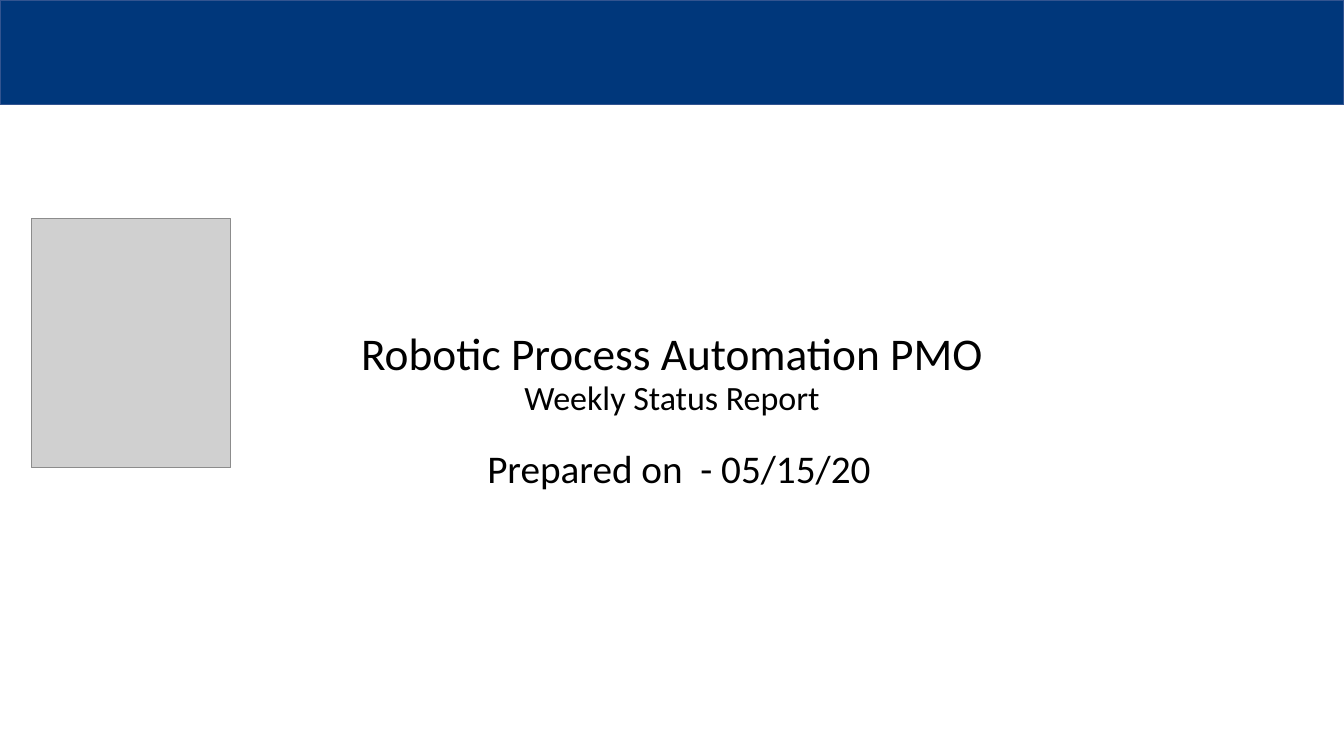
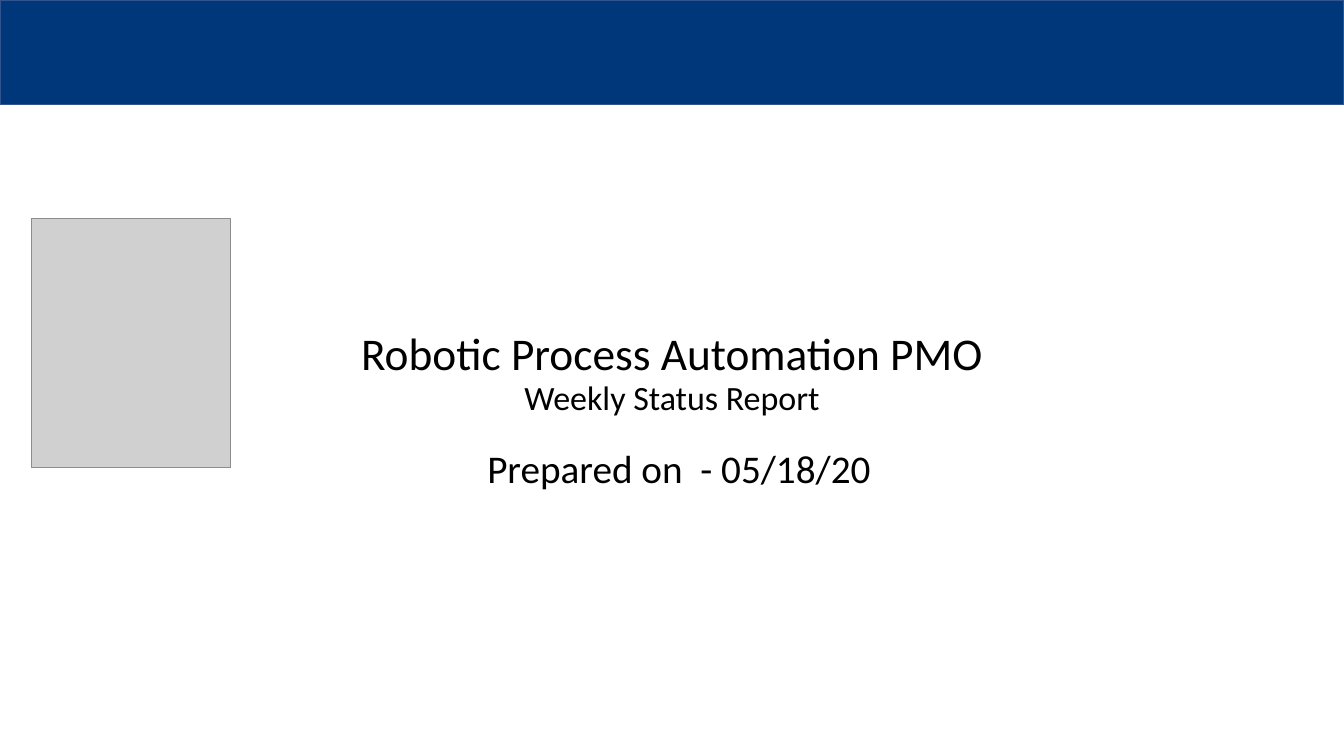
Before and after one commit to MindPetalSoftwareSolutions/VerticalApps_PMO-Bot, a slide deck: slide 1 of Data/Output/Robotic Process Automation PMO.pptx. Drawn at 1344x756 pixels with LibreOffice and Linux fonts; fonts in the diff are those of the drawing; grey boxes stand for pictures; background and template pictures are left out. Boxes give left, top, right and bottom in pixels: in the first picture for what was removed or moved away, otherwise in the second. Text is boxed around its words. In the diff, an @@ line names an element or a change of style, - is before the commit and + after.

```diff
--- a/Data/Output/Robotic Process Automation PMO.pptx
+++ b/Data/Output/Robotic Process Automation PMO.pptx
@@ text at [487,455,870,490]: text changed @@
-Prepared on - 05/15/20
+Prepared on - 05/18/20
```
Also in this commit, not shown: 2 other slides changed, 6 other files.
